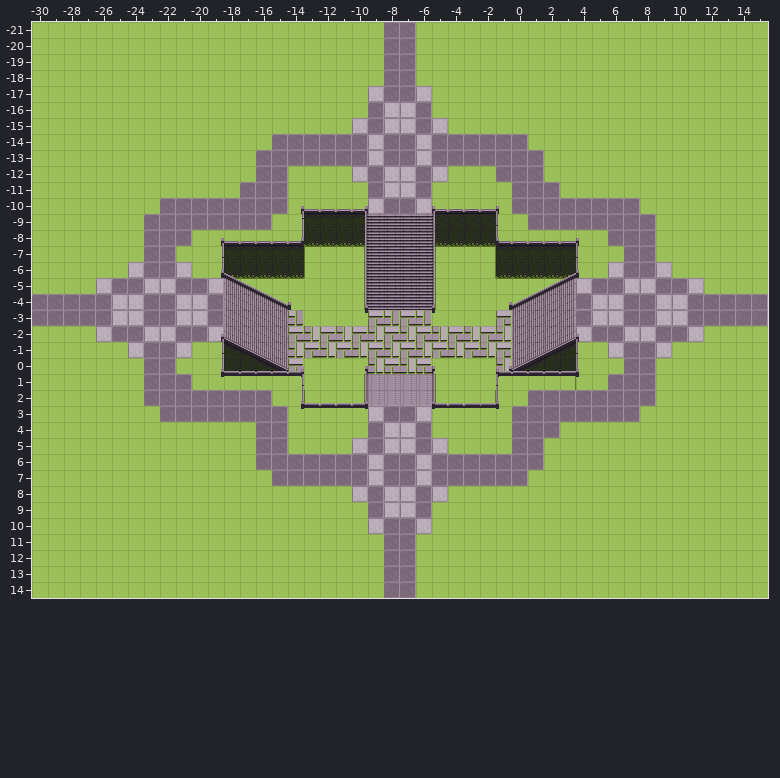
A Tiled map gets an edit: Artwork/TileSets/TileMaps/Maps/Playground.tmx. That is the earlier state.
Cells are 16x16 px. Shown: x -30..15, y -21..14.
After:
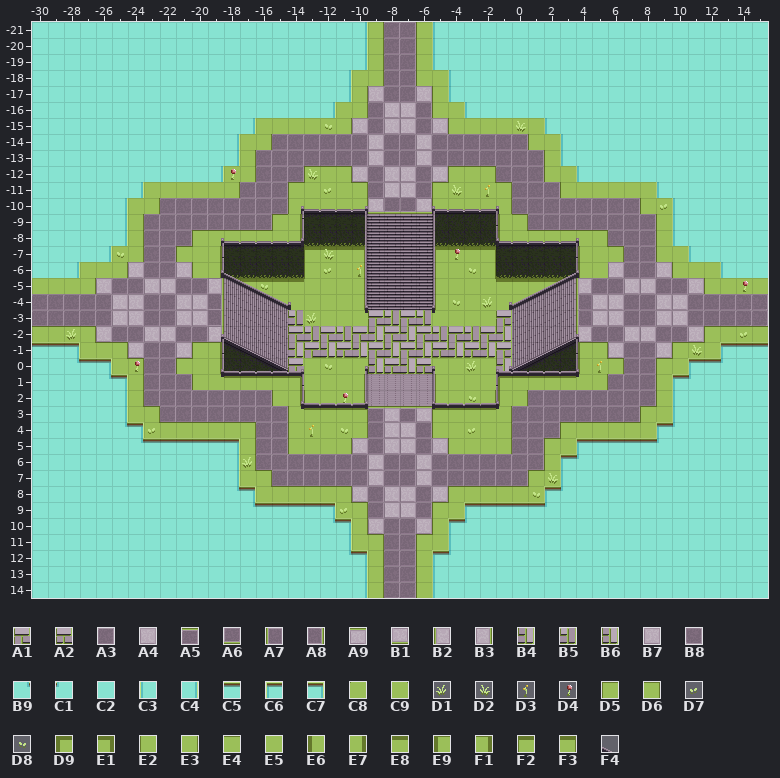
Key: from "STONE": A1 16, A2 18, A3 24, A4 25, A5 28, A6 28 turned 180, A7 28 turned 270, A8 28 turned 90, A9 29, B1 29 turned 180, B2 29 turned 270, B3 29 turned 90, B4 36, B5 38, B6 39, B7 44, B8 45 turned 90, B9 163 flipped up-down, C1 163 turned 180, C2 164, C3 183, C4 183 flipped left-right, C5 184 flipped up-down, C6 185 flipped on the other diagonal, C7 185 turned 270, C8 203, C9 203 turned 90, D1 205, D2 205 flipped left-right, D3 206, D4 207, D5 223, D6 223 flipped left-right, D7 226, D8 226 flipped left-right, D9 227, E1 227 turned 90, E2 243, E3 243 flipped left-right, E4 243 flipped on the diagonal, E5 244, E6 245, E7 245 flipped left-right, E8 245 turned 90, E9 246, F1 246 flipped left-right, F2 246 flipped on the diagonal, F3 246 turned 90, F4 287 flipped left-right.
__ is an empty cell.
Tiles replaced or removed in this view: A1, A3, A4, B4, B7, B8, D5, D6, E4, E5, E9, F1, F4.
The edit:
Changed rows in their new state; .. is an unchanged cell.
Layer "Camada de Blocos 0":
first column x -17:
 -7 .. .. .. .. F2 E8 E8 E1 .. .. .. .. D9 E8 E8 F3 .. .. .. .. ..
 -5 E8 E8 E8 E8 .. .. .. .. .. .. .. .. .. .. .. .. E8 E8 E8 E8 ..
 -2 .. .. .. .. B5 .. B5 .. .. .. .. .. B5 .. B5 .. .. .. .. .. ..
 -1 .. .. .. .. .. .. A2 .. .. .. .. .. A2 .. A2 .. .. .. .. .. ..
  0 .. .. .. .. .. .. .. .. B6 .. .. .. .. .. .. .. .. .. .. .. ..
  1 .. .. .. .. .. .. .. .. .. .. .. .. .. .. .. .. __ __ __ __ __
Layer "Camada de Blocos 1":
first column x -16:
 -7 .. .. .. .. D2 .. .. .. .. .. .. .. D4 .. ..
 -6 .. .. .. .. D7 .. D3 .. .. .. .. .. .. D8 ..
 -5 D8 .. .. .. .. .. .. .. .. .. .. .. .. .. ..
 -4 .. .. .. .. .. .. .. .. .. .. .. .. D8 .. D1
 -3 .. .. .. D1 .. .. .. .. .. .. .. .. .. .. ..
  0 .. .. .. .. D8 .. .. .. .. .. .. .. .. D1 ..
  2 .. .. .. .. .. D4 .. .. .. .. .. .. .. D8 ..
Layer "Camada de Blocos 2":
first column x -30:
-21 C2 C2 C2 C2 C2 C2 C2 C2 C2 C2 C2 C2 C2 C2 C2 C2 C2 C2 C2 C2 C4 E3 .. .. E2 C3 C2 C2 C2 C2 C2 C2 C2 C2 C2 C2 C2 C2 C2 C2 C2 C2 C2 C2 C2 C2
-20 C2 C2 C2 C2 C2 C2 C2 C2 C2 C2 C2 C2 C2 C2 C2 C2 C2 C2 C2 C2 C4 E3 .. .. E2 C3 C2 C2 C2 C2 C2 C2 C2 C2 C2 C2 C2 C2 C2 C2 C2 C2 C2 C2 C2 C2
-19 C2 C2 C2 C2 C2 C2 C2 C2 C2 C2 C2 C2 C2 C2 C2 C2 C2 C2 C2 C2 C4 E3 .. .. E2 C3 C2 C2 C2 C2 C2 C2 C2 C2 C2 C2 C2 C2 C2 C2 C2 C2 C2 C2 C2 C2
-18 C2 C2 C2 C2 C2 C2 C2 C2 C2 C2 C2 C2 C2 C2 C2 C2 C2 C2 C2 C4 .. E3 .. .. E2 .. C3 C2 C2 C2 C2 C2 C2 C2 C2 C2 C2 C2 C2 C2 C2 C2 C2 C2 C2 C2
-17 C2 C2 C2 C2 C2 C2 C2 C2 C2 C2 C2 C2 C2 C2 C2 C2 C2 C2 C2 C4 E3 .. .. .. .. E2 C3 C2 C2 C2 C2 C2 C2 C2 C2 C2 C2 C2 C2 C2 C2 C2 C2 C2 C2 C2
-16 C2 C2 C2 C2 C2 C2 C2 C2 C2 C2 C2 C2 C2 C2 C2 C2 C2 C2 C4 .. E3 .. .. .. .. E2 .. C3 C2 C2 C2 C2 C2 C2 C2 C2 C2 C2 C2 C2 C2 C2 C2 C2 C2 C2
-15 C2 C2 C2 C2 C2 C2 C2 C2 C2 C2 C2 C2 C2 C4 .. .. .. .. .. E3 .. .. .. .. .. .. E2 .. .. .. .. .. C3 C2 C2 C2 C2 C2 C2 C2 C2 C2 C2 C2 C2 C2
-14 C2 C2 C2 C2 C2 C2 C2 C2 C2 C2 C2 C2 C4 .. E3 .. .. .. .. .. .. .. .. .. .. .. .. .. .. .. .. E2 .. C3 C2 C2 C2 C2 C2 C2 C2 C2 C2 C2 C2 C2
-13 C2 C2 C2 C2 C2 C2 C2 C2 C2 C2 C2 C2 C4 E3 .. .. .. .. .. .. .. .. .. .. .. .. .. .. .. .. .. .. E2 C3 C2 C2 C2 C2 C2 C2 C2 C2 C2 C2 C2 C2
-12 C2 C2 C2 C2 C2 C2 C2 C2 C2 C2 C2 C4 .. E3 .. .. A3 D5 E4 D6 .. .. .. .. .. .. D5 E4 D6 .. .. .. E2 .. C3 C2 C2 C2 C2 C2 C2 C2 C2 C2 C2 C2
-11 C2 C2 C2 C2 C2 C2 C4 .. .. .. .. .. E3 .. .. .. D5 .. .. .. D6 .. .. .. .. D5 C8 .. C9 D6 .. .. .. E2 .. .. .. .. .. C3 C2 C2 C2 C2 C2 C2
-10 C2 C2 C2 C2 C2 C4 .. E3 .. .. .. .. .. .. .. .. E2 .. .. .. E3 B1 A6 A6 B1 E2 .. .. .. E3 .. .. .. .. .. .. .. .. E2 .. C3 C2 C2 C2 C2 C2
 -9 C2 C2 C2 C2 C2 C4 E3 .. .. .. .. .. .. .. .. D5 E7 .. .. .. .. .. .. .. .. .. .. .. .. E6 D6 .. .. .. .. .. .. .. .. E2 C3 C2 C2 C2 C2 C2
 -8 C2 C2 C2 C2 C2 C4 E3 .. .. .. D5 E4 E4 E4 E4 .. E7 .. .. .. .. .. .. .. .. .. .. .. .. E6 .. E4 E4 E4 E4 D6 .. .. .. E2 C3 C2 C2 C2 C2 C2
 -7 C2 C2 C2 C2 C4 .. E3 .. .. D5 .. E7 .. .. .. .. .. .. .. .. .. .. .. .. .. .. .. .. .. .. .. .. .. .. E6 .. D6 .. .. E2 .. C3 C2 C2 C2 C2
 -6 C2 C2 C4 .. .. E3 .. .. .. .. E2 E7 .. .. .. .. .. .. .. .. .. .. .. .. .. .. .. .. .. .. .. .. .. .. E6 .. .. .. .. .. E2 .. .. C3 C2 C2
 -5 .. .. .. E3 .. .. .. .. .. .. .. B3 .. .. F4 .. .. .. .. .. .. .. .. .. .. .. .. .. .. .. .. .. .. .. B2 .. .. .. .. .. .. .. E2 .. .. ..
 -4 .. .. .. .. .. .. .. .. .. .. .. A8 .. .. .. .. .. .. .. .. .. .. .. .. .. .. .. .. .. .. .. .. .. .. A7 .. .. .. .. .. .. .. .. .. .. ..
 -3 .. .. .. .. .. .. .. .. .. .. .. A8 .. .. .. .. .. .. .. .. .. .. .. .. .. .. .. .. .. .. .. .. .. .. A7 .. .. .. .. .. .. .. .. .. .. ..
 -2 E4 E4 E4 D6 .. .. .. .. .. .. .. B3 .. .. .. .. .. .. .. .. .. .. .. .. .. .. .. .. .. .. .. .. .. .. B2 .. .. .. .. .. .. .. D5 E4 E4 E4
 -1 C5 C5 C7 .. E4 D6 .. .. .. .. D5 F1 .. .. .. .. .. .. .. .. .. .. .. .. .. .. .. .. .. .. .. .. .. .. E9 D6 .. .. .. .. D5 E4 .. C6 C5 C5
  0 C2 C2 B9 C5 C7 .. D6 .. .. D5 .. E7 .. .. .. .. .. .. .. .. .. .. .. .. .. .. .. .. .. .. .. .. .. .. E6 C9 D6 .. .. D5 .. C6 C5 C1 C2 C2
  1 C2 C2 C2 C2 B9 C7 E3 .. .. .. E2 .. E8 E8 E8 E8 E1 .. .. .. .. .. .. .. .. .. .. .. .. D9 E8 E8 E8 E8 .. E3 .. .. .. E2 C6 C1 C2 C2 C2 C2
  2 C2 C2 C2 C2 C2 C4 E3 .. .. .. .. .. .. .. .. E2 E7 .. .. .. .. .. .. .. .. .. .. .. .. E6 E3 .. .. .. .. .. .. .. .. E2 C3 C2 C2 C2 C2 C2
  3 C2 C2 C2 C2 C2 C4 .. D6 .. .. .. .. .. .. .. .. E2 E8 E8 E8 F3 .. .. .. .. F2 E8 E8 E8 E3 .. .. .. .. .. .. .. .. D5 .. C3 C2 C2 C2 C2 C2
  4 C2 C2 C2 C2 C2 B9 C7 C9 E4 E4 E4 E4 E4 D6 .. .. E2 .. .. .. E3 .. .. .. .. E2 .. .. .. E3 .. .. .. D5 E4 E4 E4 E4 .. C6 C1 C2 C2 C2 C2 C2
  5 C2 C2 C2 C2 C2 C2 B9 C5 C5 C5 C5 C5 C7 E3 .. .. E2 .. .. E3 .. .. .. .. .. .. E2 .. .. E3 .. .. D5 .. C6 C5 C5 C5 C5 C1 C2 C2 C2 C2 C2 C2
  6 C2 C2 C2 C2 C2 C2 C2 C2 C2 C2 C2 C2 C4 E3 .. .. .. .. .. .. .. .. .. .. .. .. .. .. .. .. .. .. E2 C6 C1 C2 C2 C2 C2 C2 C2 C2 C2 C2 C2 C2
  7 C2 C2 C2 C2 C2 C2 C2 C2 C2 C2 C2 C2 C4 .. D6 .. .. .. .. .. .. .. .. .. .. .. .. .. .. .. .. D5 C8 C3 C2 C2 C2 C2 C2 C2 C2 C2 C2 C2 C2 C2
  8 C2 C2 C2 C2 C2 C2 C2 C2 C2 C2 C2 C2 B9 C7 .. E4 E4 E4 E4 D6 .. .. .. .. .. .. D5 E4 E4 E4 E4 C8 C6 C1 C2 C2 C2 C2 C2 C2 C2 C2 C2 C2 C2 C2
  9 C2 C2 C2 C2 C2 C2 C2 C2 C2 C2 C2 C2 C2 B9 C5 C5 C5 C5 C7 C9 D6 .. .. .. .. D5 .. C6 C5 C5 C5 C5 C1 C2 C2 C2 C2 C2 C2 C2 C2 C2 C2 C2 C2 C2
 10 C2 C2 C2 C2 C2 C2 C2 C2 C2 C2 C2 C2 C2 C2 C2 C2 C2 C2 B9 C7 E3 .. .. .. .. E2 C6 C1 C2 C2 C2 C2 C2 C2 C2 C2 C2 C2 C2 C2 C2 C2 C2 C2 C2 C2
 11 C2 C2 C2 C2 C2 C2 C2 C2 C2 C2 C2 C2 C2 C2 C2 C2 C2 C2 C2 C4 .. D6 .. .. D5 .. C3 C2 C2 C2 C2 C2 C2 C2 C2 C2 C2 C2 C2 C2 C2 C2 C2 C2 C2 C2
 12 C2 C2 C2 C2 C2 C2 C2 C2 C2 C2 C2 C2 C2 C2 C2 C2 C2 C2 C2 B9 C7 E3 .. .. E2 C6 C1 C2 C2 C2 C2 C2 C2 C2 C2 C2 C2 C2 C2 C2 C2 C2 C2 C2 C2 C2
 13 C2 C2 C2 C2 C2 C2 C2 C2 C2 C2 C2 C2 C2 C2 C2 C2 C2 C2 C2 C2 C4 E3 .. .. E2 C3 C2 C2 C2 C2 C2 C2 C2 C2 C2 C2 C2 C2 C2 C2 C2 C2 C2 C2 C2 C2
 14 C2 C2 C2 C2 C2 C2 C2 C2 C2 C2 C2 C2 C2 C2 C2 C2 C2 C2 C2 C2 C4 E3 .. .. E2 C3 C2 C2 C2 C2 C2 C2 C2 C2 C2 C2 C2 C2 C2 C2 C2 C2 C2 C2 C2 C2
Layer "Camada de Blocos 3":
first column x -28:
-15 .. .. .. .. .. .. .. .. .. .. .. .. .. .. .. .. D8 .. .. .. .. .. .. .. .. .. .. .. D2 .. .. .. .. .. .. .. .. .. .. .. .. .. ..
-12 .. .. .. .. .. .. .. .. .. .. D4 .. .. .. .. D2 .. .. .. .. .. .. .. .. .. .. .. .. .. .. .. .. .. .. .. .. .. .. .. .. .. .. ..
-11 .. .. .. .. .. .. .. .. .. .. .. .. .. .. .. .. D7 .. .. .. .. .. .. .. D2 .. D3 .. .. .. .. .. .. .. .. .. .. .. .. .. .. .. ..
-10 .. .. .. .. .. .. .. .. .. .. .. .. .. .. .. .. .. .. .. .. .. .. .. .. .. .. .. .. .. .. .. .. .. .. .. .. .. D7 .. .. .. .. ..
 -7 .. .. .. D8 .. .. .. .. .. .. .. .. .. .. .. .. .. .. .. .. .. .. .. .. .. .. .. .. .. .. .. .. .. .. .. .. .. .. .. .. .. .. ..
 -5 .. .. .. .. .. .. .. .. .. .. .. .. .. .. .. .. .. .. .. .. .. .. .. .. .. .. .. .. .. .. .. .. .. .. .. .. .. .. .. .. .. .. D4
 -4 .. .. .. .. .. .. .. .. .. __ .. .. .. .. .. .. .. .. .. .. .. .. .. .. .. .. .. .. .. .. .. .. .. .. .. .. .. .. .. .. .. .. ..
 -3 .. .. .. .. .. .. .. .. .. __ .. .. .. .. .. .. .. .. .. .. .. .. .. .. .. .. .. .. .. .. .. .. __ .. .. .. .. .. .. .. .. .. ..
 -2 D1 .. .. .. .. .. .. .. .. .. .. .. .. .. .. .. .. .. .. .. .. .. .. .. .. .. .. .. .. .. .. .. .. .. .. .. .. .. .. .. .. .. D7
 -1 .. .. .. .. .. .. .. .. .. .. .. .. .. .. .. .. .. .. .. .. .. .. .. .. .. .. .. .. .. .. .. .. .. .. .. .. .. .. .. D2 .. .. ..
  0 .. .. .. .. D4 .. .. .. .. .. .. .. .. .. .. .. .. .. .. .. .. .. .. .. .. .. .. .. .. .. .. .. .. D3 .. .. .. .. .. .. .. .. ..
  3 .. .. .. .. .. .. .. .. .. .. .. .. .. .. .. .. .. .. .. A5 A9 A5 A9 .. .. .. .. .. .. .. .. .. .. .. .. .. .. .. .. .. .. .. ..
  4 .. .. .. .. .. D7 .. .. .. .. .. .. .. .. .. D3 .. D8 .. .. .. .. .. .. .. D7 .. .. .. .. .. .. .. .. .. .. .. .. .. .. .. .. ..
  6 .. .. .. .. .. .. .. .. .. .. .. D1 .. .. .. .. .. .. .. .. .. .. .. .. .. .. .. .. .. .. .. .. .. .. .. .. .. .. .. .. .. .. ..
  7 .. .. .. .. .. .. .. .. .. .. .. .. .. .. .. .. .. .. .. .. .. .. .. .. .. .. .. .. .. .. D2 .. .. .. .. .. .. .. .. .. .. .. ..
  8 .. .. .. .. .. .. .. .. .. .. .. .. .. .. .. .. .. .. .. .. .. .. .. .. .. .. .. .. .. D8 .. .. .. .. .. .. .. .. .. .. .. .. ..
  9 .. .. .. .. .. .. .. .. .. .. .. .. .. .. .. .. .. D7 .. .. .. .. .. .. .. .. .. .. .. .. .. .. .. .. .. .. .. .. .. .. .. .. ..
Pixel boxes of the changes (left, top, right, bottom) in both pictures:
changed: (32, 22, 768, 598)
